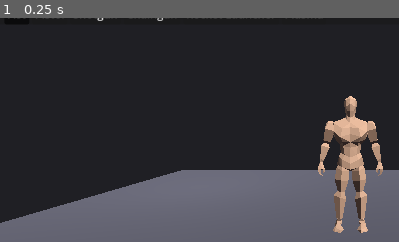
Above: before the commit, frame 1.
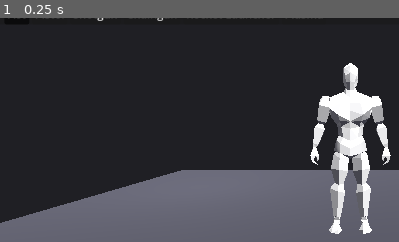
Above: after the commit, the same moment.

Repository: alexnox744-afk/gib-stand
Game: Godot game, scene res://scenes/TestStand.tscn
The game is run twice, just before and just after one commit, with the same random seed, the same clock (stepped at 60 frames per second) and the same inputs.
Inputs:
- Up to frame 1 (0.25 s): no input
The pictures show only the part of the screen within x 6-56%, y 3-53%; the shares and areas given below are measured in that part.

The runs differ from the first frame. In frame 1, 7.4% of the frame differs, in the area x 77-98%, y 20-97%.

Commit message:
Switch Enemy to the Mixamo zombie model
Generated 10 zone hitboxes (Area3D layer 2 + metadata/zone) on Zombie.tscn
matching the zonal physical bones. Pointed Enemy._attach_model at
Zombie.tscn, remapped ZONE_TO_BONE to mixamorig_* bone names (Godot turns
the glb's "mixamorig:" into "mixamorig_"), dropped the 0.83 scale (model
is already ~1.98m) and the beige skin_mat override (the zombie has its own
texture).

Co-Authored-By: Claude Opus 4.8 <noreply@anthropic.com>
Claude-Session: https://claude.ai/code/session_013JB6hRmxKWCMDvgayNmaPP

Diff:
--- a/scenes/Zombie.tscn
+++ b/scenes/Zombie.tscn
@@ -1077,3 +1077,95 @@
 [node name="CollisionShape3D" type="CollisionShape3D" parent="Armature/Skeleton3D/PhysicalBoneSimulator3D3/Physical Bone mixamorig_RightToeBase" index="0" unique_id=393689927]
 transform = Transform3D(1, 0, 0, 0, 0, 1, 0, -1, 0, 0, 0, 0)
 shape = SubResource("CapsuleShape3D_scd36")
+
+; --- Hitboxes (layer 2, metadata/zone) generated to match zonal physical bones ---
+
+[node name="Hitbox" type="Area3D" parent="Armature/Skeleton3D/PhysicalBoneSimulator3D/Physical Bone mixamorig_Spine1" index="1"]
+collision_layer = 2
+collision_mask = 0
+metadata/zone = "torso"
+
+[node name="CollisionShape3D" type="CollisionShape3D" parent="Armature/Skeleton3D/PhysicalBoneSimulator3D/Physical Bone mixamorig_Spine1/Hitbox" index="0"]
+transform = Transform3D(1, 0, 0, 0, 0, 1, 0, -1, 0, 0, 0, 0)
+shape = SubResource("CapsuleShape3D_q1156")
+
+[node name="Hitbox" type="Area3D" parent="Armature/Skeleton3D/PhysicalBoneSimulator3D/Physical Bone mixamorig_Head" index="1"]
+collision_layer = 2
+collision_mask = 0
+metadata/zone = "head"
+
+[node name="CollisionShape3D" type="CollisionShape3D" parent="Armature/Skeleton3D/PhysicalBoneSimulator3D/Physical Bone mixamorig_Head/Hitbox" index="0"]
+transform = Transform3D(1, 0, 0, 0, 0, 1, 0, -1, 0, 0, 0, 0)
+shape = SubResource("CapsuleShape3D_ck1my")
+
+[node name="Hitbox" type="Area3D" parent="Armature/Skeleton3D/PhysicalBoneSimulator3D/Physical Bone mixamorig_LeftArm" index="1"]
+collision_layer = 2
+collision_mask = 0
+metadata/zone = "upper_arm_L"
+
+[node name="CollisionShape3D" type="CollisionShape3D" parent="Armature/Skeleton3D/PhysicalBoneSimulator3D/Physical Bone mixamorig_LeftArm/Hitbox" index="0"]
+transform = Transform3D(1, 0, 0, 0, 0, 1, 0, -1, 0, 0, 0, 0)
+shape = SubResource("CapsuleShape3D_g3o4q")
+
+[node name="Hitbox" type="Area3D" parent="Armature/Skeleton3D/PhysicalBoneSimulator3D/Physical Bone mixamorig_LeftForeArm" index="1"]
+collision_layer = 2
+collision_mask = 0
+metadata/zone = "lower_arm_L"
+
+[node name="CollisionShape3D" type="CollisionShape3D" parent="Armature/Skeleton3D/PhysicalBoneSimulator3D/Physical Bone mixamorig_LeftForeArm/Hitbox" index="0"]
+transform = Transform3D(1, 0, 0, 0, 0, 1, 0, -1, 0, 0, 0, 0)
+shape = SubResource("CapsuleShape3D_imxpd")
+
+[node name="Hitbox" type="Area3D" parent="Armature/Skeleton3D/PhysicalBoneSimulator3D/Physical Bone mixamorig_RightArm" index="1"]
+collision_layer = 2
+collision_mask = 0
+metadata/zone = "upper_arm_R"
+
+[node name="CollisionShape3D" type="CollisionShape3D" parent="Armature/Skeleton3D/PhysicalBoneSimulator3D/Physical Bone mixamorig_RightArm/Hitbox" index="0"]
+transform = Transform3D(1, 0, 0, 0, 0, 1, 0, -1, 0, 0, 0, 0)
+shape = SubResource("CapsuleShape3D_4e2x7")
+
+[node name="Hitbox" type="Area3D" parent="Armature/Skeleton3D/PhysicalBoneSimulator3D/Physical Bone mixamorig_RightForeArm" index="1"]
+collision_layer = 2
+collision_mask = 0
+metadata/zone = "lower_arm_R"
+
+[node name="CollisionShape3D" type="CollisionShape3D" parent="Armature/Skeleton3D/PhysicalBoneSimulator3D/Physical Bone mixamorig_RightForeArm/Hitbox" index="0"]
+transform = Transform3D(1, 0, 0, 0, 0, 1, 0, -1, 0, 0, 0, 0)
+shape = SubResource("CapsuleShape3D_mb52o")
+
+[node name="Hitbox" type="Area3D" parent="Armature/Skeleton3D/PhysicalBoneSimulator3D/Physical Bone mixamorig_LeftUpLeg" index="1"]
+collision_layer = 2
+collision_mask = 0
+metadata/zone = "thigh_L"
+
+[node name="CollisionShape3D" type="CollisionShape3D" parent="Armature/Skeleton3D/PhysicalBoneSimulator3D/Physical Bone mixamorig_LeftUpLeg/Hitbox" index="0"]
+transform = Transform3D(1, 0, 0, 0, 0, 1, 0, -1, 0, 0, 0, 0)
+shape = SubResource("CapsuleShape3D_0j0pj")
+
+[node name="Hitbox" type="Area3D" parent="Armature/Skeleton3D/PhysicalBoneSimulator3D/Physical Bone mixamorig_LeftLeg" index="1"]
+collision_layer = 2
+collision_mask = 0
+metadata/zone = "shin_L"
+
+[node name="CollisionShape3D" type="CollisionShape3D" parent="Armature/Skeleton3D/PhysicalBoneSimulator3D/Physical Bone mixamorig_LeftLeg/Hitbox" index="0"]
+transform = Transform3D(1, 0, 0, 0, 0, 1, 0, -1, 0, 0, 0, 0)
+shape = SubResource("CapsuleShape3D_pqqj5")
+
+[node name="Hitbox" type="Area3D" parent="Armature/Skeleton3D/PhysicalBoneSimulator3D/Physical Bone mixamorig_RightUpLeg" index="1"]
+collision_layer = 2
+collision_mask = 0
+metadata/zone = "thigh_R"
+
+[node name="CollisionShape3D" type="CollisionShape3D" parent="Armature/Skeleton3D/PhysicalBoneSimulator3D/Physical Bone mixamorig_RightUpLeg/Hitbox" index="0"]
+transform = Transform3D(1, 0, 0, 0, 0, 1, 0, -1, 0, 0, 0, 0)
+shape = SubResource("CapsuleShape3D_4nnlg")
+
+[node name="Hitbox" type="Area3D" parent="Armature/Skeleton3D/PhysicalBoneSimulator3D/Physical Bone mixamorig_RightLeg" index="1"]
+collision_layer = 2
+collision_mask = 0
+metadata/zone = "shin_R"
+
+[node name="CollisionShape3D" type="CollisionShape3D" parent="Armature/Skeleton3D/PhysicalBoneSimulator3D/Physical Bone mixamorig_RightLeg/Hitbox" index="0"]
+transform = Transform3D(1, 0, 0, 0, 0, 1, 0, -1, 0, 0, 0, 0)
+shape = SubResource("CapsuleShape3D_xtes1")
--- a/scripts/Enemy.gd
+++ b/scripts/Enemy.gd
@@ -6,7 +6,7 @@
 
 # Zone -> PhysicalBone3D (позиция для спавна оторванных конечностей)
 var zone_nodes: Dictionary = {}
-# Zone -> Area3D hitbox (из сцены MaleBody.tscn)
+# Zone -> Area3D hitbox (из сцены Zombie.tscn)
 var hitbox_nodes: Dictionary = {}
 # Zone -> MeshInstance3D debug overlay
 var hitbox_debug_nodes: Dictionary = {}
@@ -27,16 +27,16 @@
 var _limb_hider: LimbHider
 
 const ZONE_TO_BONE := {
-	"head":        "Neck",
-	"torso":       "Torso",
-	"upper_arm_L": "UpperArm.L",
-	"lower_arm_L": "LowerArm.L",
-	"upper_arm_R": "UpperArm.R",
-	"lower_arm_R": "LowerArm.R",
-	"thigh_L":     "UpperLeg.L",
-	"shin_L":      "LowerLeg.L",
-	"thigh_R":     "UpperLeg.R",
-	"shin_R":      "LowerLeg.R",
+	"head":        "mixamorig_Head",
+	"torso":       "mixamorig_Spine1",
+	"upper_arm_L": "mixamorig_LeftArm",
+	"lower_arm_L": "mixamorig_LeftForeArm",
+	"upper_arm_R": "mixamorig_RightArm",
+	"lower_arm_R": "mixamorig_RightForeArm",
+	"thigh_L":     "mixamorig_LeftUpLeg",
+	"shin_L":      "mixamorig_LeftLeg",
+	"thigh_R":     "mixamorig_RightUpLeg",
+	"shin_R":      "mixamorig_RightLeg",
 }
 
 const ZONE_COLORS := {
@@ -71,7 +71,7 @@
 	_collect_hitboxes_from_model()
 
 func _attach_model() -> void:
-	var packed: PackedScene = load("res://scenes/MaleBody.tscn") as PackedScene
+	var packed: PackedScene = load("res://scenes/Zombie.tscn") as PackedScene
 	if packed == null:
 		return
 	var inst := packed.instantiate()
@@ -79,7 +79,6 @@
 	if _glb_root == null:
 		inst.queue_free()
 		return
-	_glb_root.scale = Vector3.ONE * 0.83
 	add_child(_glb_root)
 	_skeleton = _find_skeleton(_glb_root)
 	_simulator = _find_simulator(_glb_root)
@@ -90,10 +89,8 @@
 		_limb_hider = LimbHider.new()
 		_limb_hider.name = "LimbHider"
 		_skeleton.add_child(_limb_hider)
-	var skin_mat := StandardMaterial3D.new()
-	skin_mat.albedo_color = Color(0.78, 0.62, 0.51)
-	skin_mat.roughness = 0.85
-	_apply_material_recursive(_glb_root, skin_mat)
+	# Материал не трогаем — у зомби из Mixamo своя текстура (раньше бежевый
+	# skin_mat нужен был для безтекстурного Male.obj).
 
 func _collect_hitboxes_from_model() -> void:
 	if _glb_root == null:
